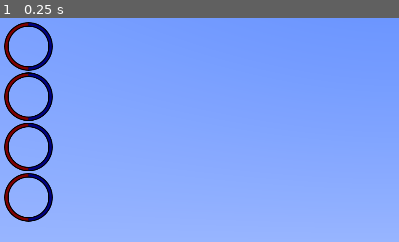
Above: before the commit, frame 1.
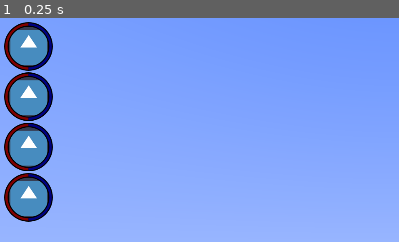
Above: after the commit, the same moment.

Repository: telmotrooper/mephistos-wrath
Game: Godot game, scene res://main.tscn
The game is run twice, just before and just after one commit, with the same random seed, the same clock (stepped at 60 frames per second) and the same inputs. The engine's default icon, where the game draws it, is replaced by a stand-in: a white triangle on a blue panel in a dark square.
Inputs:
- Up to frame 1 (0.25 s): no input
The pictures show only the part of the screen within x 0-50%, y 0-50%; the shares and areas given below are measured in that part.

The runs differ from the first frame. In frame 1, 5.6% of the frame differs, in the area x 2-13%, y 4-89%.

Commit message:
Added player portraits

Diff:
--- /dev/null
+++ b/icons/portrait-mask.svg
@@ -0,0 +1,49 @@
+<?xml version="1.0" encoding="UTF-8" standalone="no"?>
+<!-- Created with Inkscape (http://www.inkscape.org/) -->
+
+<svg
+   width="102.86455mm"
+   height="102.86455mm"
+   viewBox="0 0 102.86455 102.86455"
+   version="1.1"
+   id="svg1"
+   sodipodi:docname="portrait-mask.svg"
+   inkscape:version="1.3 (0e150ed6c4, 2023-07-21)"
+   xmlns:inkscape="http://www.inkscape.org/namespaces/inkscape"
+   xmlns:sodipodi="http://sodipodi.sourceforge.net/DTD/sodipodi-0.dtd"
+   xmlns="http://www.w3.org/2000/svg"
+   xmlns:svg="http://www.w3.org/2000/svg">
+  <sodipodi:namedview
+     id="namedview1"
+     pagecolor="#ffffff"
+     bordercolor="#000000"
+     borderopacity="0.25"
+     inkscape:showpageshadow="2"
+     inkscape:pageopacity="0.0"
+     inkscape:pagecheckerboard="0"
+     inkscape:deskcolor="#d1d1d1"
+     inkscape:document-units="mm"
+     inkscape:zoom="0.51969075"
+     inkscape:cx="-497.4112"
+     inkscape:cy="316.5344"
+     inkscape:window-width="1920"
+     inkscape:window-height="1020"
+     inkscape:window-x="1920"
+     inkscape:window-y="0"
+     inkscape:window-maximized="1"
+     inkscape:current-layer="layer1" />
+  <defs
+     id="defs1" />
+  <g
+     inkscape:label="Layer 1"
+     inkscape:groupmode="layer"
+     id="layer1"
+     transform="translate(-31.29229,-78.663949)">
+    <circle
+       style="fill:#000000;stroke:#000000;stroke-width:8.28909;stroke-dasharray:none;stroke-dashoffset:0;stroke-opacity:1;fill-opacity:1"
+       id="path3"
+       cx="82.724564"
+       cy="130.09622"
+       r="40.002834" />
+  </g>
+</svg>
--- /dev/null
+++ b/player_portrait.tscn
@@ -0,0 +1,41 @@
+[gd_scene load_steps=4 format=3 uid="uid://bai5fwngw35v5"]
+
+[ext_resource type="Texture2D" uid="uid://dnbpds45dj28k" path="res://icons/player-circle.svg" id="1_lsacc"]
+[ext_resource type="Texture2D" uid="uid://bal6t7tkrqxml" path="res://icons/portrait-mask.svg" id="2_4xg4o"]
+[ext_resource type="Texture2D" uid="uid://dmdj47fj1vupk" path="res://icon.svg" id="3_o4gxp"]
+
+[node name="PlayerPortrait" type="TextureProgressBar"]
+texture_under = ExtResource("1_lsacc")
+texture_progress = ExtResource("1_lsacc")
+
+[node name="Mask" type="TextureRect" parent="."]
+show_behind_parent = true
+clip_children = 2
+layout_mode = 1
+anchors_preset = 8
+anchor_left = 0.5
+anchor_top = 0.5
+anchor_right = 0.5
+anchor_bottom = 0.5
+offset_left = -58.5
+offset_top = -58.5
+offset_right = 58.5
+offset_bottom = 58.5
+grow_horizontal = 2
+grow_vertical = 2
+texture = ExtResource("2_4xg4o")
+
+[node name="Portrait" type="TextureRect" parent="Mask"]
+layout_mode = 1
+anchors_preset = 8
+anchor_left = 0.5
+anchor_top = 0.5
+anchor_right = 0.5
+anchor_bottom = 0.5
+offset_left = -64.0
+offset_top = -64.0
+offset_right = 64.0
+offset_bottom = 64.0
+grow_horizontal = 2
+grow_vertical = 2
+texture = ExtResource("3_o4gxp")
--- a/ui.tscn
+++ b/ui.tscn
@@ -5,7 +5,7 @@
 [ext_resource type="Resource" uid="uid://cp0wqx5lr5ode" path="res://abilities/generic.tres" id="3_5n8pi"]
 [ext_resource type="Texture2D" uid="uid://dosni1lecymy3" path="res://icons/font_awesome/lock.svg" id="4_gl0di"]
 [ext_resource type="Script" path="res://lock_button.gd" id="4_jpk3e"]
-[ext_resource type="Texture2D" uid="uid://dnbpds45dj28k" path="res://icons/player-circle.svg" id="6_l571r"]
+[ext_resource type="PackedScene" uid="uid://bai5fwngw35v5" path="res://player_portrait.tscn" id="6_quqll"]
 
 [node name="UI" type="Control"]
 layout_mode = 3
@@ -108,25 +108,17 @@
 size_flags_horizontal = 0
 size_flags_vertical = 0
 
-[node name="TextureProgressBar" type="TextureProgressBar" parent="MarginContainer/VBoxContainer"]
+[node name="PlayerPortrait" parent="MarginContainer/VBoxContainer" instance=ExtResource("6_quqll")]
 layout_mode = 2
-texture_under = ExtResource("6_l571r")
-texture_progress = ExtResource("6_l571r")
 
-[node name="TextureProgressBar2" type="TextureProgressBar" parent="MarginContainer/VBoxContainer"]
+[node name="PlayerPortrait2" parent="MarginContainer/VBoxContainer" instance=ExtResource("6_quqll")]
 layout_mode = 2
-texture_under = ExtResource("6_l571r")
-texture_progress = ExtResource("6_l571r")
 
-[node name="TextureProgressBar3" type="TextureProgressBar" parent="MarginContainer/VBoxContainer"]
+[node name="PlayerPortrait3" parent="MarginContainer/VBoxContainer" instance=ExtResource("6_quqll")]
 layout_mode = 2
-texture_under = ExtResource("6_l571r")
-texture_progress = ExtResource("6_l571r")
 
-[node name="TextureProgressBar4" type="TextureProgressBar" parent="MarginContainer/VBoxContainer"]
+[node name="PlayerPortrait4" parent="MarginContainer/VBoxContainer" instance=ExtResource("6_quqll")]
 layout_mode = 2
-texture_under = ExtResource("6_l571r")
-texture_progress = ExtResource("6_l571r")
 
 [connection signal="pressed" from="MarginContainer/HBoxContainer/LockButton" to="MarginContainer/HBoxContainer/LockButton" method="_on_pressed"]
 [connection signal="pressed" from="MarginContainer/HBoxContainer/LockButton/LockButton" to="MarginContainer/HBoxContainer/LockButton/LockButton" method="_on_pressed"]
Not shown, added: icons/portrait-mask.svg.import
